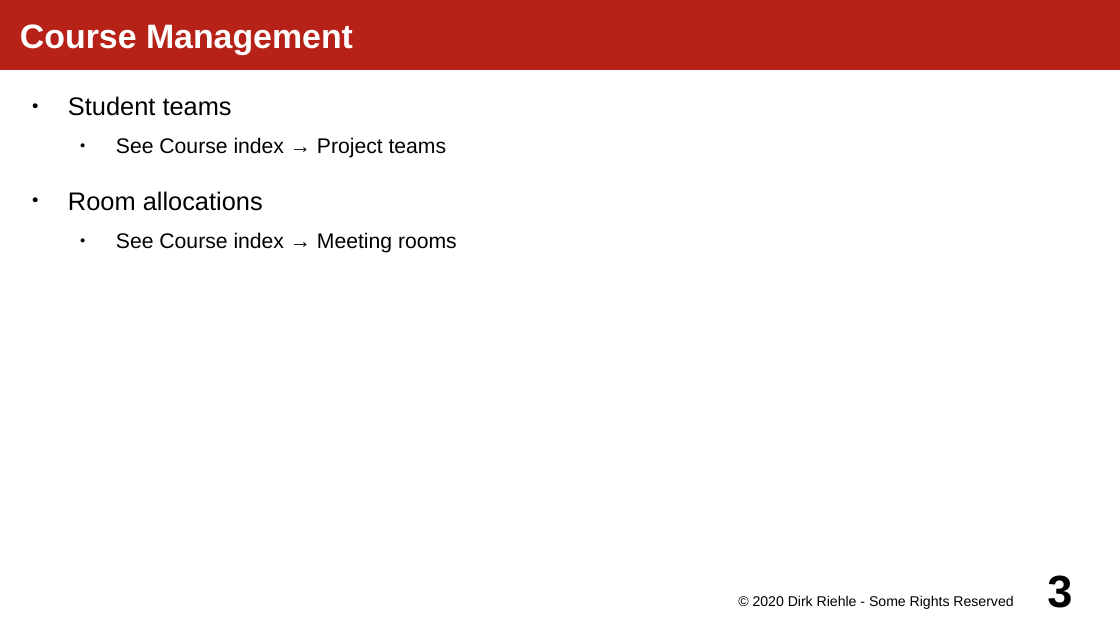
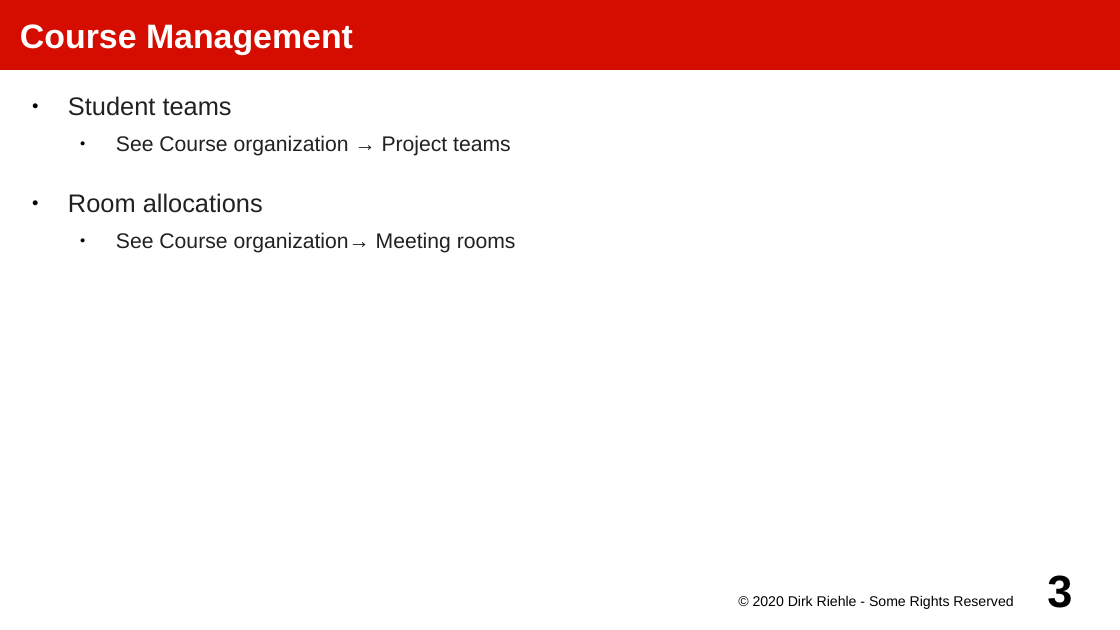
Before and after one commit to dirkriehle/amos-course, a slide deck: slide 3 of Lecture slides/AMOS A03 - Course Projects.odp. Drawn at 1120x630 pixels with LibreOffice and Linux fonts; fonts in the diff are those of the drawing. Boxes give left, top, right and bottom in pixels: in the first picture for what was removed or moved away, otherwise in the second. Text is boxed around its words. In the diff, an @@ line names an element or a change of style, - is before the commit and + after.

```diff
--- a/Lecture slides/AMOS A03 - Course Projects.odp
+++ b/Lecture slides/AMOS A03 - Course Projects.odp
@@ title "Course Management" at (0,0,1120,70): fill #B62118 to #D50D01 @@
@@ text at (68,96,263,213): text colour #000000 to #212121 in "Student teams", "Room allocations" @@
@@ text at (116,135,511,156): text changed; text colour #000000 to #212121 @@
-  ● See Course index → Project teams
+  ● See Course organization → Project teams
@@ text at (116,232,516,253): text changed; text colour #000000 to #212121 @@
-  ● See Course index → Meeting rooms
+  ● See Course organization→ Meeting rooms
```
Also in this commit, not shown: 6 other slides changed, 35 other files.
